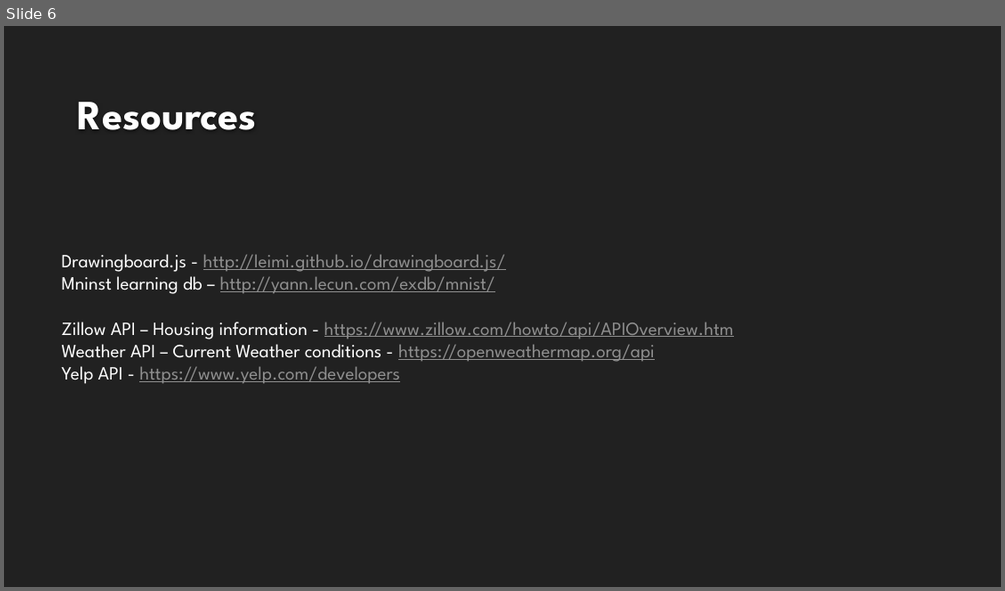
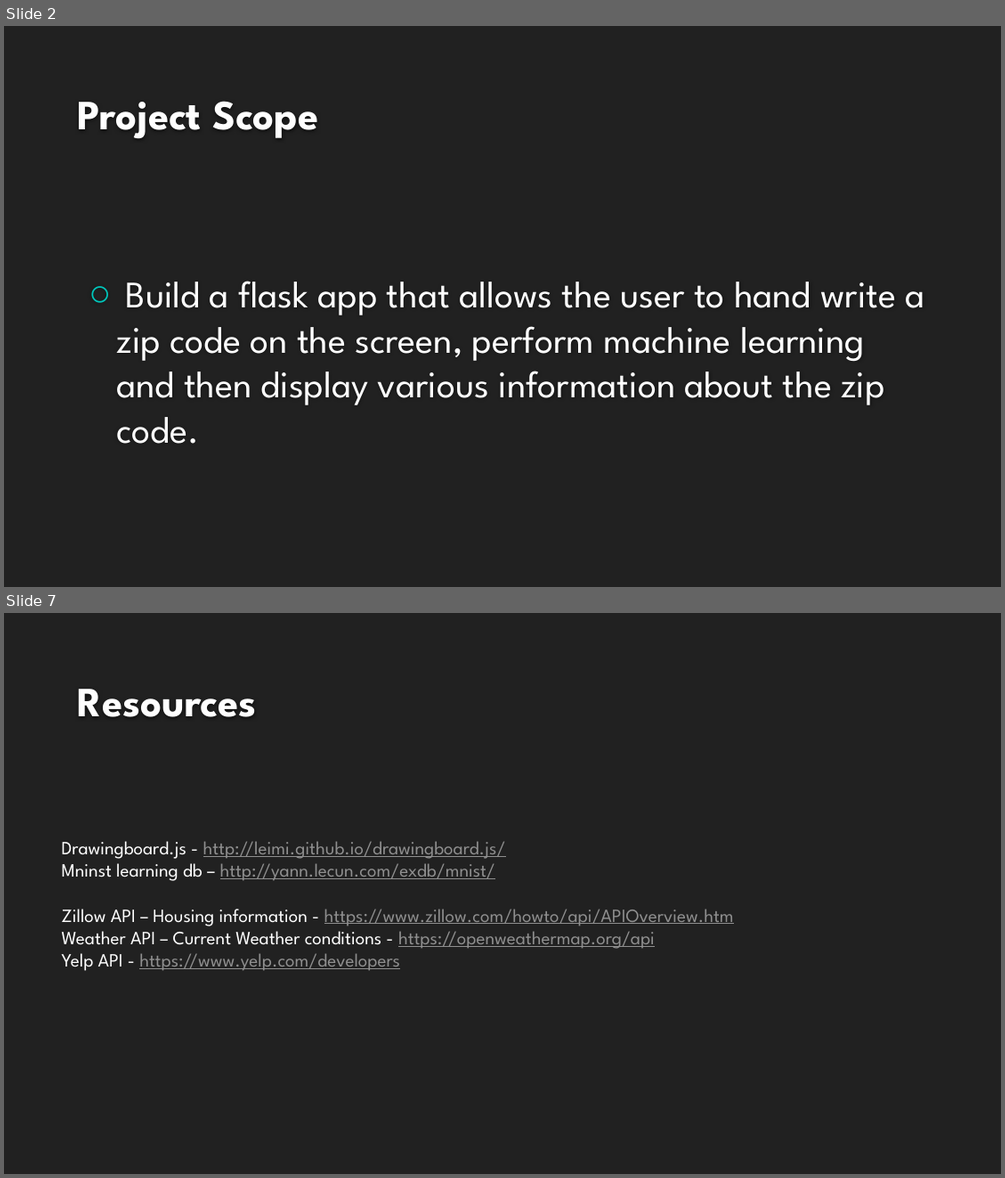
Before and after one commit to bpaynich/ZipML, a slide deck: Machine learning Zip code finder.pptx. Shown one above the other, each under a label of ours: slide 6 before the commit, slides 2 and 7 after it; the slides between them are not shown. The pictures are 1005x591 and 1005x1178 pixels, drawn with LibreOffice and Linux fonts; fonts in the diff are those of the drawing; background and template pictures are left out. Boxes give left, top, right and bottom in pixels: in the first picture for what was removed or moved away, otherwise in the second. Text is boxed around its words. In the diff, an @@ line names an element or a change of style, - is before the commit and + after.

```diff
--- a/Machine learning Zip code finder.pptx
+++ b/Machine learning Zip code finder.pptx
@@ slide 2 added at (4,26,1001,587), background #212121 @@
@@ title added at (78,101,318,138), 40 pt, text #FEFEFE, bold @@
+Project Scope
@@ text added at (117,281,925,443), 36 pt, text #FFFFFF @@
+○ Build a flask app that allows the user to hand write a zip code on the screen, perform machine learning and then display various information about the zip code.
@@ what was slide 6 is now slide 7 @@
```
Also in this commit, not shown: 5 slides changed.
